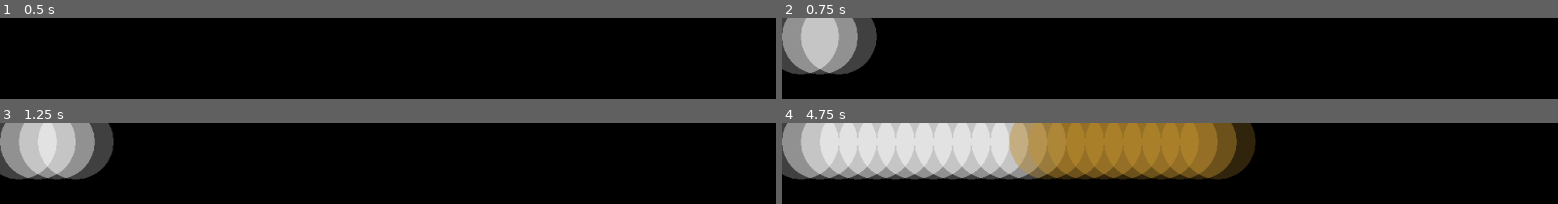
Above: before the commit, frames 1-4 (two rows, left to right).
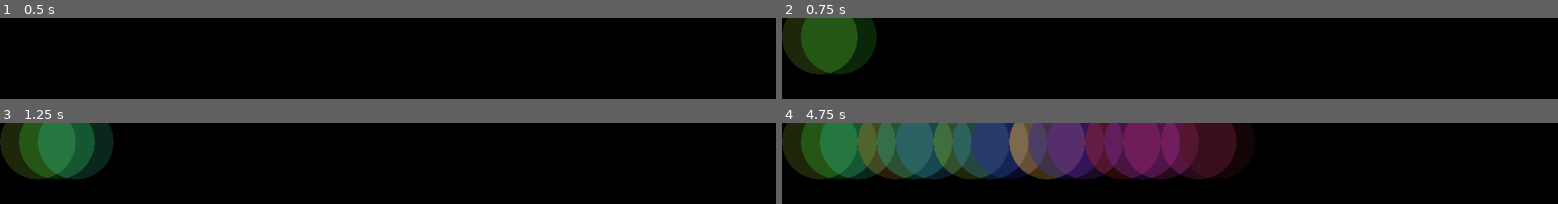
Above: after the commit, the same moments.

Repository: you-win/color-typewriter
Game: Godot game, scene res://screens/main_display.tscn
The game is run twice, just before and just after one commit, with the same random seed, the same clock (stepped at 60 frames per second) and the same inputs. The engine's default icon, where the game draws it, is replaced by a stand-in: a white triangle on a blue panel in a dark square.
Inputs:
- Up to frame 1 (0.5 s): no input
- Up to frame 2 (0.75 s): tap Enter at 0.5 s; hold D from 0.53 s (still down); tap F at 0.6 s
- Up to frame 3 (1.25 s): keep holding D; tap G at 0.8 s
- Up to frame 4 (4.75 s): tap Space at 1.25, 2.75, 4.25 s; release D at 1.28 s; hold S 1.28-2.03 s; tap G at 1.35 s; tap H at 1.55, 2.1 s; tap Enter at 2, 3.5 s; hold D 2.03-2.78 s; tap J at 2.3, 2.85 s; hold W 2.78-3.53 s; tap K at 3.05, 3.6 s; hold A from 3.53 s (still down); tap L at 3.8, 4.35 s; tap Z at 4.55 s

Frame 1 is identical in both runs. In frame 2, 7.9% of the frame differs, in the area x 0-13%, y 0-71%; in frame 3, 9.6%; in frame 4, 42%, in the area x 0-61%, y 0-71%.

Commit message:
add all colors to keys

Diff:
--- a/entities/paper.gd
+++ b/entities/paper.gd
@@ -4,6 +4,16 @@
 const HALF_RADIUS: float = RADIUS / 2
 
 const KEY_COUNT: int = 9
+
+const BASE_S: float = 0.75
+
+const V_STEP_1: float = 1.0
+const V_STEP_2: float = 0.6
+const V_STEP_3: float = 0.3
+
+const OPACTIY: float = 0.5
+
+var color_layout: Dictionary
 
 onready var sprite = $Sprite
 onready var circle: Node2D = $Circle
@@ -18,7 +28,7 @@
 var x_counter: float = 0.0
 var y_counter: float = 0.0
 
-var current_color: Color = Color(1.0, 1.0, 1.0, 0.5)
+var current_color: Color = Color(1.0, 1.0, 1.0, OPACTIY)
 
 ###############################################################################
 # Builtin functions                                                           #
@@ -34,6 +44,20 @@
 
 	circle.color = current_color
 	circle.radius = RADIUS
+
+	var col := Color()
+	color_layout = {
+		"q": col.from_hsv(0, BASE_S, V_STEP_1, OPACTIY), "a": col.from_hsv(0, BASE_S, V_STEP_2, OPACTIY), "z": col.from_hsv(0, BASE_S, V_STEP_3, OPACTIY),
+		"w": col.from_hsv(1.0 / KEY_COUNT, BASE_S, V_STEP_1, OPACTIY), "s": col.from_hsv(1.0 / KEY_COUNT, BASE_S, V_STEP_2, OPACTIY), "x": col.from_hsv(1.0 / KEY_COUNT, BASE_S, V_STEP_3, OPACTIY),
+		"e": col.from_hsv(2.0 / KEY_COUNT, BASE_S, V_STEP_1, OPACTIY), "d": col.from_hsv(2.0 / KEY_COUNT, BASE_S, V_STEP_2, OPACTIY), "c": col.from_hsv(2.0 / KEY_COUNT, BASE_S, V_STEP_3, OPACTIY),
+		"r": col.from_hsv(3.0 / KEY_COUNT, BASE_S, V_STEP_1, OPACTIY), "f": col.from_hsv(3.0 / KEY_COUNT, BASE_S, V_STEP_2, OPACTIY), "v": col.from_hsv(3.0 / KEY_COUNT, BASE_S, V_STEP_3, OPACTIY),
+		"t": col.from_hsv(4.0 / KEY_COUNT, BASE_S, V_STEP_1, OPACTIY), "g": col.from_hsv(4.0 / KEY_COUNT, BASE_S, V_STEP_2, OPACTIY), "b": col.from_hsv(4.0 / KEY_COUNT, BASE_S, V_STEP_3, OPACTIY),
+		"y": col.from_hsv(5.0 / KEY_COUNT, BASE_S, V_STEP_1, OPACTIY), "h": col.from_hsv(5.0 / KEY_COUNT, BASE_S, V_STEP_2, OPACTIY), "n": col.from_hsv(5.0 / KEY_COUNT, BASE_S, V_STEP_3, OPACTIY),
+		"u": col.from_hsv(6.0 / KEY_COUNT, BASE_S, V_STEP_1, OPACTIY), "j": col.from_hsv(6.0 / KEY_COUNT, BASE_S, V_STEP_2, OPACTIY), "m": col.from_hsv(6.0 / KEY_COUNT, BASE_S, V_STEP_3, OPACTIY),
+		"i": col.from_hsv(7.0 / KEY_COUNT, BASE_S, V_STEP_1, OPACTIY), "k": col.from_hsv(7.0 / KEY_COUNT, BASE_S, V_STEP_2, OPACTIY), ",": col.from_hsv(7.0 / KEY_COUNT, BASE_S, V_STEP_3, OPACTIY),
+		"o": col.from_hsv(8.0 / KEY_COUNT, BASE_S, V_STEP_1, OPACTIY), "l": col.from_hsv(8.0 / KEY_COUNT, BASE_S, V_STEP_2, OPACTIY), ".": col.from_hsv(8.0 / KEY_COUNT, BASE_S, V_STEP_3, OPACTIY),
+		"p": col.from_hsv(0.0, 0.0, 1.0, OPACTIY), ";": col.from_hsv(0.0, 0.0, OPACTIY, OPACTIY), "/": col.from_hsv(0.0, 0.0, 0.0, OPACTIY)
+	}
 
 func _process(delta: float) -> void:
 
@@ -52,30 +76,67 @@
 
 	match event.scancode:
 		KEY_Q:
-			current_color = current_color.from_hsv(0, 0.75, 0.75, 0.5)
+			current_color = color_layout.q
 		KEY_W:
-			current_color = current_color.from_hsv(1.0 / KEY_COUNT, 0.75, 0.75, 0.5)
+			current_color = color_layout.w
 		KEY_E:
-			current_color = current_color.from_hsv(2.0 / KEY_COUNT, 0.75, 0.75, 0.5)
+			current_color = color_layout.e
 		KEY_R:
-			current_color = current_color.from_hsv(3.0 / KEY_COUNT, 0.75, 0.75, 0.5)
+			current_color = color_layout.r
 		KEY_T:
-			current_color = current_color.from_hsv(4.0 / KEY_COUNT, 0.75, 0.75, 0.5)
+			current_color = color_layout.t
 		KEY_Y:
-			current_color = current_color.from_hsv(5.0 / KEY_COUNT, 0.75, 0.75, 0.5)
+			current_color = color_layout.y
 		KEY_U:
-			current_color = current_color.from_hsv(6.0 / KEY_COUNT, 0.75, 0.75, 0.5)
+			current_color = color_layout.u
 		KEY_I:
-			current_color = current_color.from_hsv(7.0 / KEY_COUNT, 0.75, 0.75, 0.5)
+			current_color = color_layout.i
 		KEY_O:
-			current_color = current_color.from_hsv(8.0 / KEY_COUNT, 0.75, 0.75, 0.5)
+			current_color = color_layout.o
 		KEY_P:
-			current_color = current_color.from_hsv(0.0, 0.0, 1.0, 0.5)
-
-	print(current_color)
-
-#	current_color.a = 0.5
-#	current_color = current_color.from_hsv(value, 0.75, 0.75, 0.5)
+			current_color = color_layout.p
+		KEY_A:
+			current_color = color_layout.a
+		KEY_S:
+			current_color = color_layout.s
+		KEY_D:
+			current_color = color_layout.d
+		KEY_F:
+			current_color = color_layout.f
+		KEY_G:
+			current_color = color_layout.g
+		KEY_H:
+			current_color = color_layout.h
+		KEY_J:
+			current_color = color_layout.j
+		KEY_K:
+			current_color = color_layout.k
+		KEY_L:
+			current_color = color_layout.l
+		KEY_SEMICOLON:
+			current_color = color_layout[";"]
+		KEY_Z:
+			current_color = color_layout.z
+		KEY_X:
+			current_color = color_layout.x
+		KEY_C:
+			current_color = color_layout.c
+		KEY_V:
+			current_color = color_layout.v
+		KEY_B:
+			current_color = color_layout.b
+		KEY_N:
+			current_color = color_layout.n
+		KEY_M:
+			current_color = color_layout.m
+		KEY_COMMA:
+			current_color = color_layout[","]
+		KEY_PERIOD:
+			current_color = color_layout["."]
+		KEY_SLASH:
+			current_color = color_layout["/"]
+		_:
+			current_color.a = 0.0
 
 	circle.visible = true
 	circle.color = current_color
